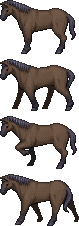
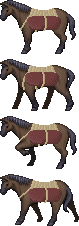
The second w=79, h=226 image is a revision of the first. Changes to its layers:
added layer "Layer 6" above "Layer 5" over (27, 16, 61, 31)
added layer "Layer 5" above "Layer 1" over (20, 8, 58, 32)
added layer "Layer 6 copy" above "Layer 5 copy" over (25, 72, 59, 88)
added layer "Layer 5 copy" above "Layer 2" over (22, 65, 56, 90)
added layer "Layer 6 copy 2" above "Layer 5 copy 2" over (28, 130, 62, 145)
added layer "Layer 5 copy 2" above "Layer 3" over (20, 123, 59, 146)
added layer "Layer 6 copy 3" above "Layer 5 copy 3" over (28, 188, 62, 203)
added layer "Layer 5 copy 3" above "Layer 4" over (19, 180, 59, 203)
